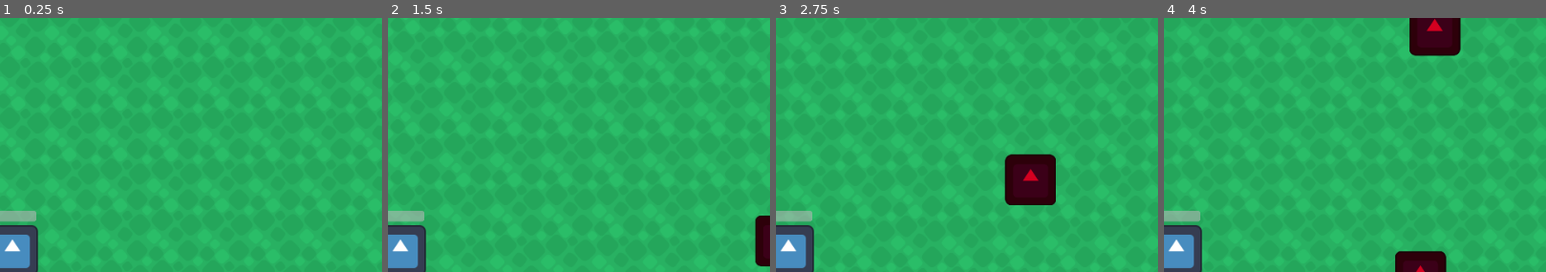
Above: before the commit, frames 1-4 (left to right).
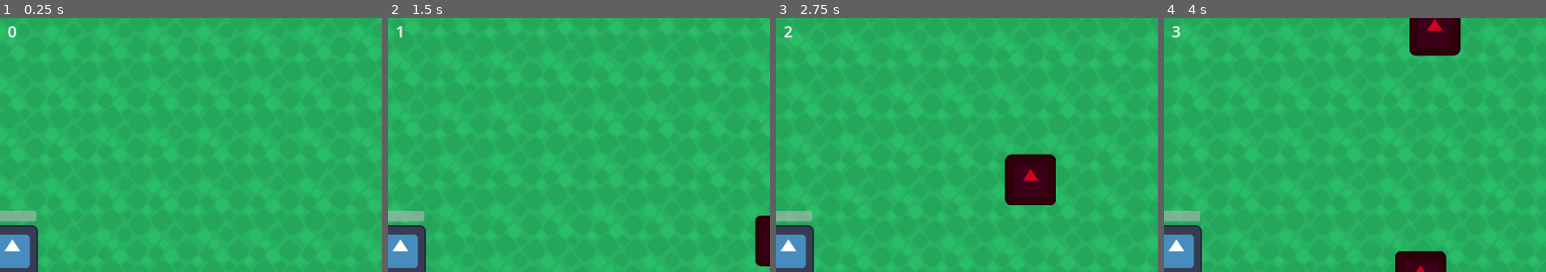
Above: after the commit, the same moments.

Repository: jplind/godot-survivors-prototype
Game: Godot game, scene res://main.tscn
Same seed, same stepped clock (60 frames per second), same inputs: the game is played once before the commit and once after it. The engine's default icon, where the game draws it, is replaced by a stand-in: a white triangle on a blue panel in a dark square.
Inputs:
- Up to frame 1 (0.25 s): no input
- Up to frame 2 (1.5 s): tap Enter at 0.5 s; hold D (right) 0.53-1.28 s; hold S (down) from 1.28 s (still down)
- Up to frame 3 (2.75 s): release S (down) at 2.03 s; hold D (right) from 2.03 s (still down)
- Up to frame 4 (4 s): release D (right) at 2.78 s; hold W (up) 2.78-3.53 s; hold A (left) from 3.53 s (still down)
The pictures show only the part of the screen within x 48-98%, y 4-54%; the shares and areas given below are measured in that part.

The runs differ from the first frame. In frame 1, less than 0.1% of the frame differs, in the area x 2-5%, y 3-8%; in frame 2, less than 0.1%; in frame 3, less than 0.1%; in frame 4, less than 0.1%.

Commit message:
Added battle timer

Diff:
--- a/project/battle.gd
+++ b/project/battle.gd
@@ -3,6 +3,9 @@
 @onready var restart_button = %RestartButton
 @onready var player = %Player
 @onready var enemy_spawner = %EnemySpawner
+@onready var battle_duration_label = %BattleDurationLabel
+var battle_duration : float = 0
+var battle_timer_running = true
 
 func _ready():
 	Events.player_died.connect(on_player_died)
@@ -10,10 +13,18 @@
 
 func on_player_died():
 	restart_button.show()
+	battle_timer_running = false
+
+func _process(delta):
+	if battle_timer_running:
+		battle_duration += delta
+		battle_duration_label.text = str(int(battle_duration))
 
 func start_battle():
 	restart_button.hide()
 	Events.battle_started.emit()
 
 func _on_restart_button_pressed():
+	battle_duration = 0
+	battle_timer_running = true
 	start_battle()
--- a/project/battle.tscn
+++ b/project/battle.tscn
@@ -49,4 +49,19 @@
 grow_horizontal = 2
 text = "Restart"
 
+[node name="BattleDurationLabel" type="Label" parent="CanvasLayer"]
+unique_name_in_owner = true
+anchors_preset = 5
+anchor_left = 0.5
+anchor_right = 0.5
+offset_left = -20.0
+offset_top = 30.0
+offset_right = 20.0
+offset_bottom = 58.0
+grow_horizontal = 2
+theme_override_font_sizes/font_size = 20
+text = "0"
+horizontal_alignment = 1
+vertical_alignment = 1
+
 [connection signal="pressed" from="CanvasLayer/RestartButton" to="." method="_on_restart_button_pressed"]
